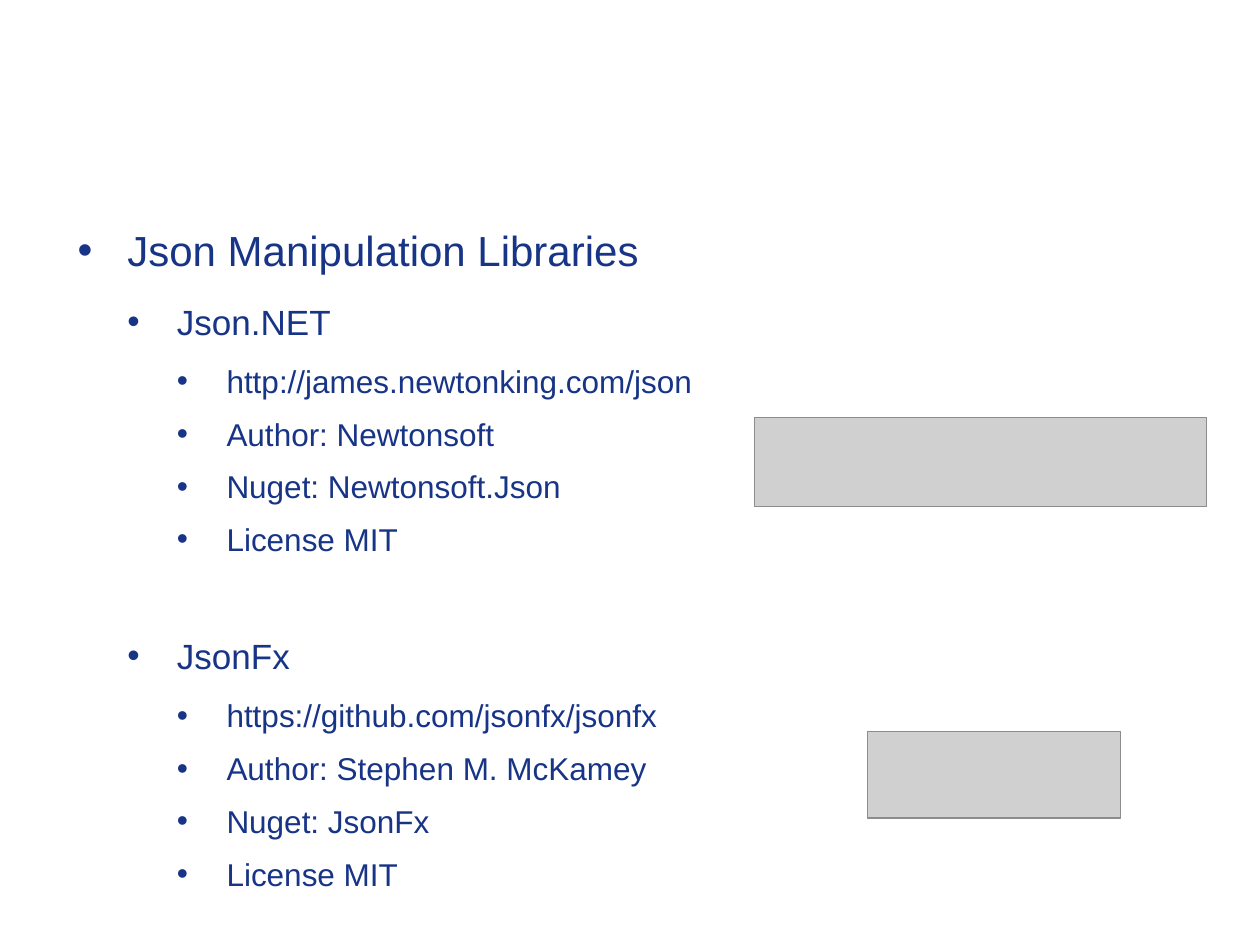
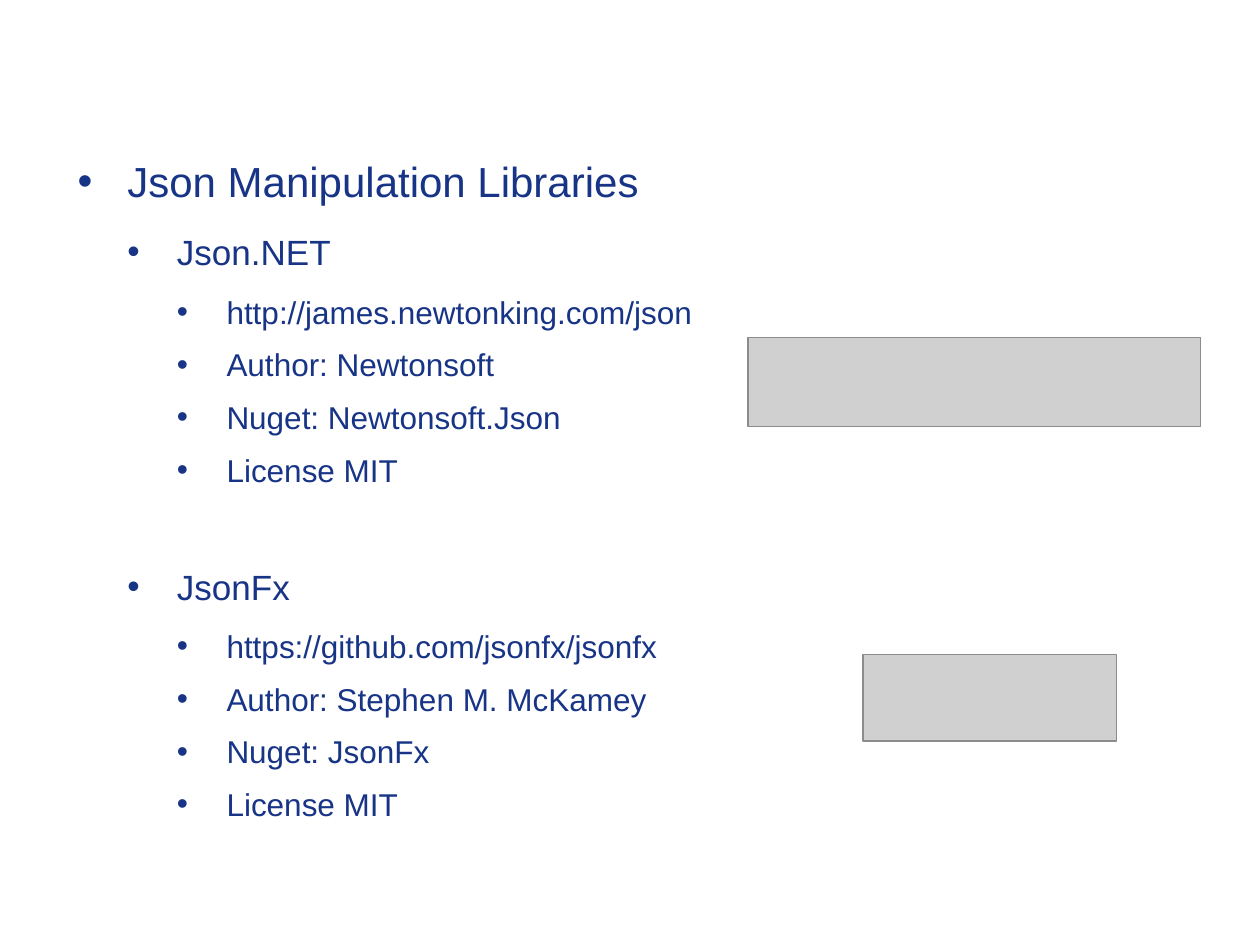
Before and after one commit to Timothep/MarathonWOShoes, a slide deck: slide 17 of BarefootMarathon.odp. Drawn at 1260x945 pixels with LibreOffice and Linux fonts; fonts in the diff are those of the drawing; grey boxes stand for pictures; background and template pictures are left out. Boxes give left, top, right and bottom in pixels: in the first picture for what was removed or moved away, otherwise in the second. Text is boxed around its words. In the diff, an @@ line names an element or a change of style, - is before the commit and + after.

```diff
--- a/BarefootMarathon.odp
+++ b/BarefootMarathon.odp
@@ text "Json Manipulation Libraries" moved from (x1=127, y1=235, x2=692, y2=887) to (x1=127, y1=166, x2=692, y2=817) @@
@@ picture moved from (x1=755, y1=417, x2=1207, y2=507) to (x1=748, y1=338, x2=1201, y2=427) @@
@@ picture moved from (x1=867, y1=732, x2=1120, y2=819) to (x1=863, y1=655, x2=1116, y2=742) @@
```
Also in this commit, not shown: 7 other slides changed, 1 slide added, 1 slide removed, 2 other files.
